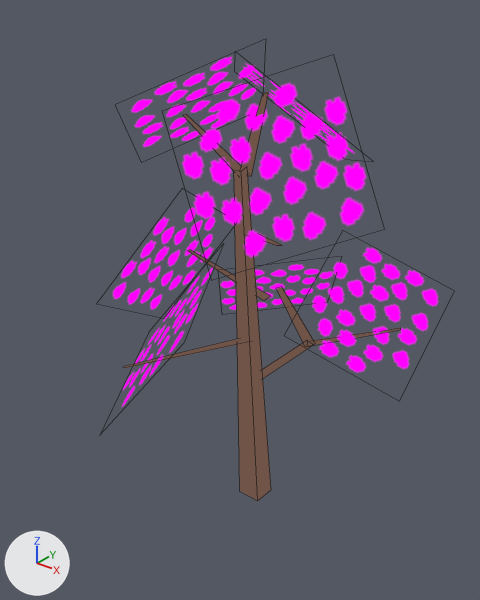
The Blender file art/tree.blend, before and after one commit.
Before and after are seen from a 50 mm camera at (3.23, -4.26, 4.8) aimed at (-0.2, 0.03, 2.15). Lighting does not change. The marker at lower left points along +X, +Y and +Z. Mesh edges are drawn as thin lines.

The first picture shows 'tree'.
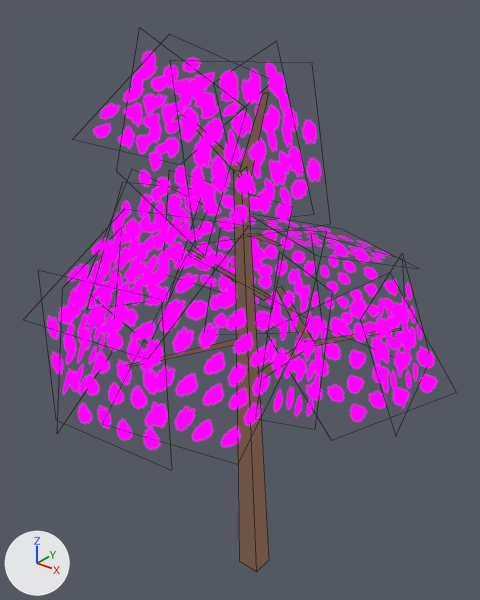
Commit message: Visual improvements to trees

What the commit changed:
me_cube_001 is used by ob_tree; location (0.0, 0.0, 0.0); scale (6.38, 6.38, 6.38).
me_cube_001 had 66 vertices, 17 faces and spanned x -0.211..0.203, y -0.269..0.295, z -0.001..0.687.
me_cube_001 now has 106 vertices, 27 faces and spans x -0.252..0.257, y -0.315..0.297, z -0.157..0.7.
Part 1, on me_cube_001:
2 vertices are removed from x 0.013..0.203, y -0.041..0.211, z 0.394..0.508.
2 faces are deleted.
29 vertices move from x -0.211..0.18, y -0.269..0.295, z -0.001..0.687 to x -0.241..0.126, y -0.298..0.273, z -0.157..0.696.
42 vertices are added at x -0.252..0.257, y -0.315..0.297, z 0.131..0.7.
12 new faces join them.

Changed parts and their boxes (x1, y1, x2, y2) in the pictures (480 x 600 px):
'tree', reshaped (20% wider, 17% taller)
    before: (113, 57, 438, 501)
    after: (47, 51, 437, 572)
